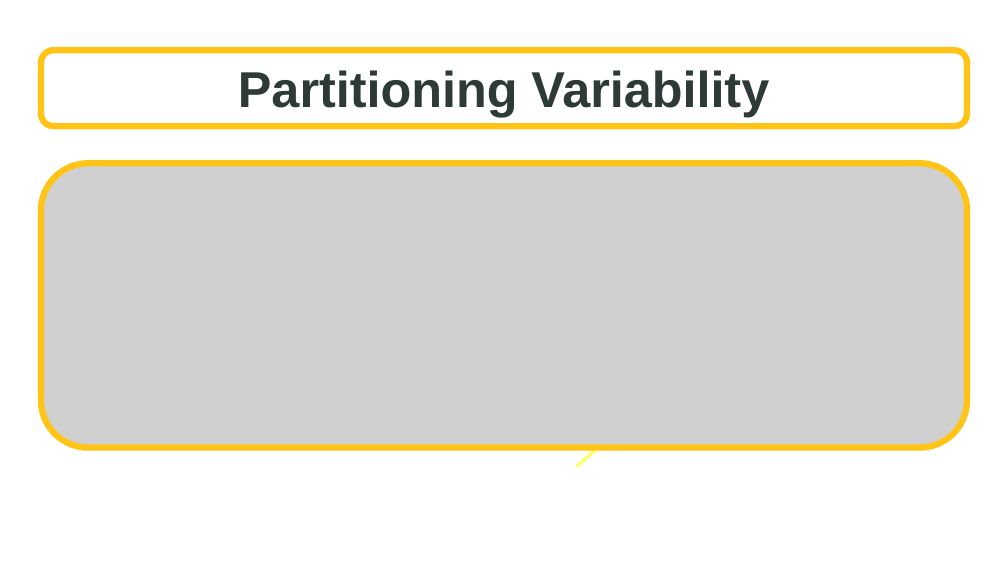
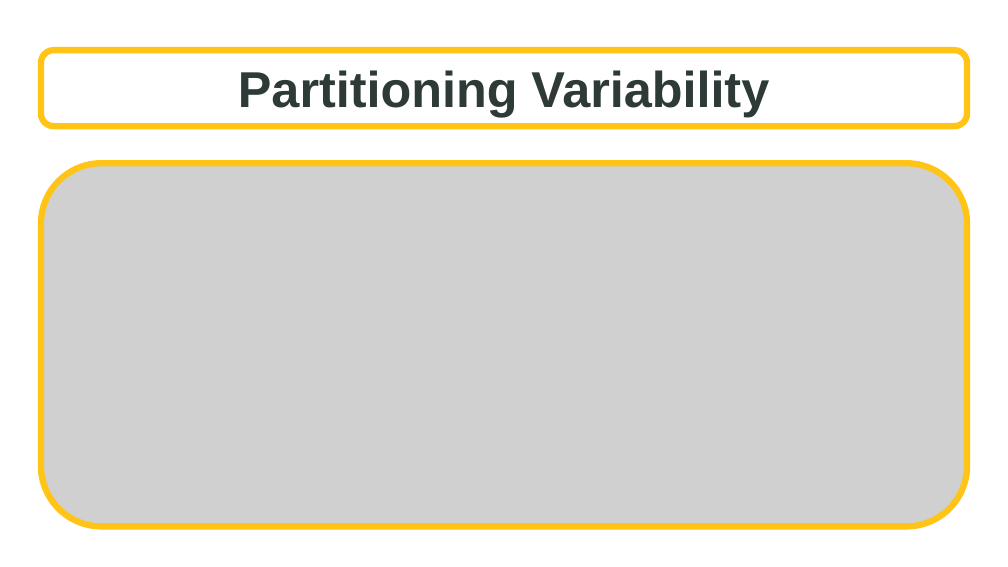
Before and after one commit to SuperMarioGiacomazzo/STOR455_WEBSITE, a slide deck: slide 5 of Lectures/10 - Partitioning Variability - ANOVA.pptx. Drawn at 1008x567 pixels with LibreOffice and Linux fonts; fonts in the diff are those of the drawing; grey boxes stand for pictures; background and template pictures are left out. Boxes give left, top, right and bottom in pixels: in the first picture for what was removed or moved away, otherwise in the second. Text is boxed around its words. In the diff, an @@ line names an element or a change of style, - is before the commit and + after.

```diff
--- a/Lectures/10 - Partitioning Variability - ANOVA.pptx
+++ b/Lectures/10 - Partitioning Variability - ANOVA.pptx
@@ picture: place and size @@
-picture at bbox=[41, 163, 967, 448]
+picture at bbox=[41, 163, 967, 526]
@@ arrow removed from (576, 467) to (627, 423) @@
```
Also in this commit, not shown: 4 slides added, 3 other files.
